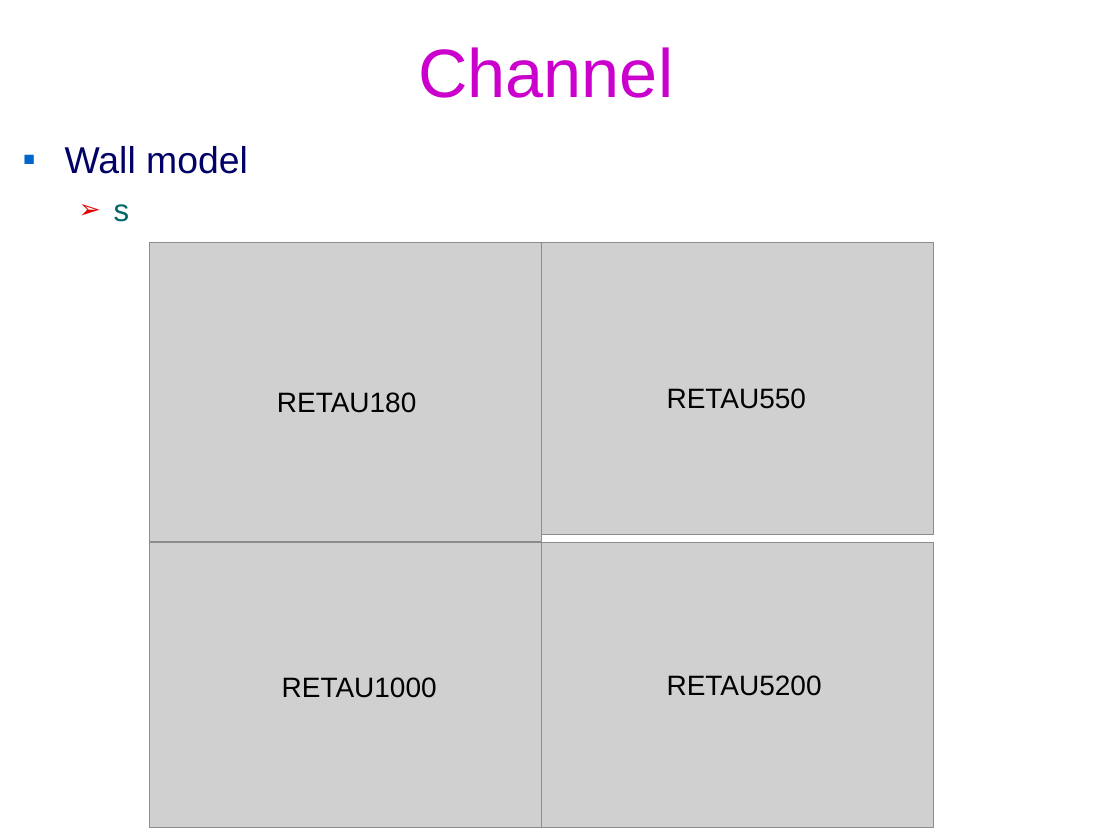
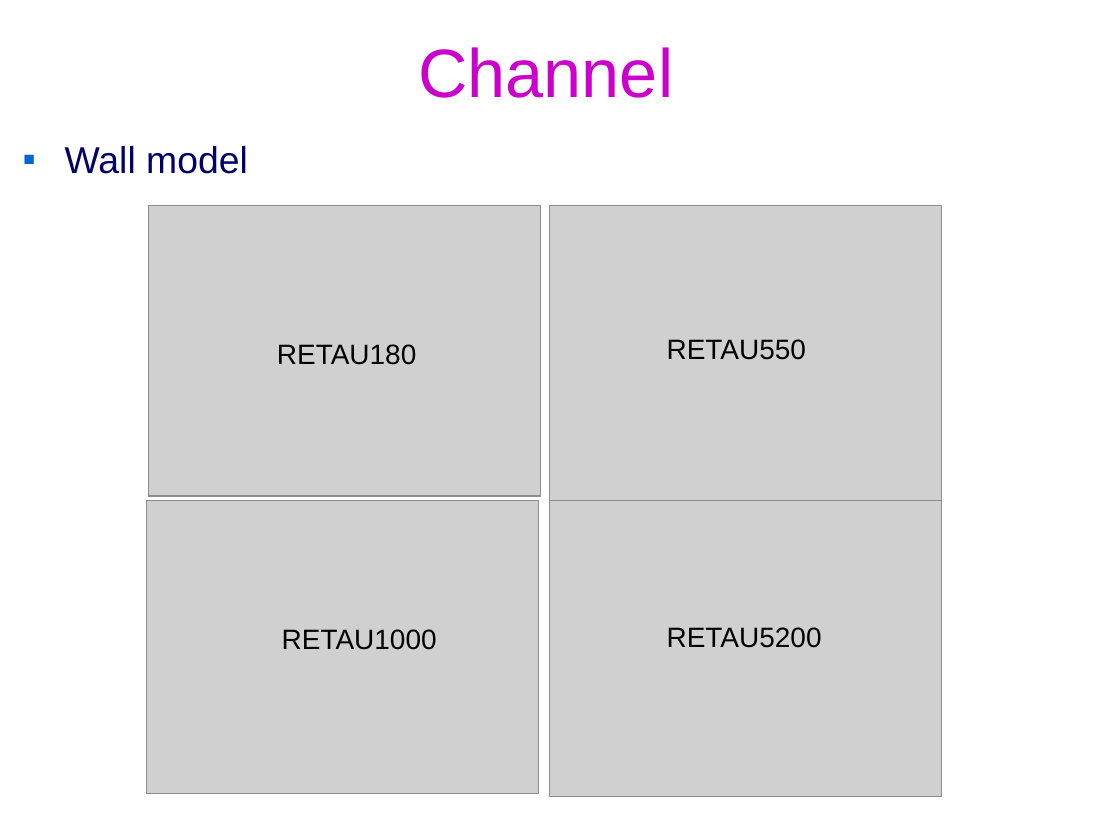
Before and after one commit to federicoVerolini/CaLES, a slide deck: slide 7 of docs/vv.pptx (slide 8 before the commit). Drawn at 1120x840 pixels with LibreOffice and Linux fonts; fonts in the diff are those of the drawing; grey boxes stand for pictures; background and template pictures are left out. Boxes give left, top, right and bottom in pixels: in the first picture for what was removed or moved away, otherwise in the second. Text is boxed around its words. In the diff, an @@ line names an element or a change of style, - is before the commit and + after.

```diff
--- a/docs/vv.pptx
+++ b/docs/vv.pptx
@@ text at (x1=114, y1=204, x2=130, y2=222): paragraph removed @@
-  ➢ s
@@ picture resized from (x1=149, y1=243, x2=541, y2=542) to (x1=149, y1=205, x2=541, y2=496) @@
@@ picture moved from (x1=541, y1=243, x2=933, y2=535) to (x1=549, y1=205, x2=941, y2=500) @@
@@ picture resized from (x1=149, y1=542, x2=541, y2=828) to (x1=147, y1=501, x2=539, y2=794) @@
@@ picture resized from (x1=541, y1=542, x2=933, y2=828) to (x1=550, y1=501, x2=942, y2=797) @@
@@ 4 texts moved together from (x1=277, y1=388, x2=822, y2=698) to (x1=277, y1=339, x2=822, y2=650) @@
```
Also in this commit, not shown: 8 other slides changed, 1 slide added, 1 slide removed, 20 other files.
